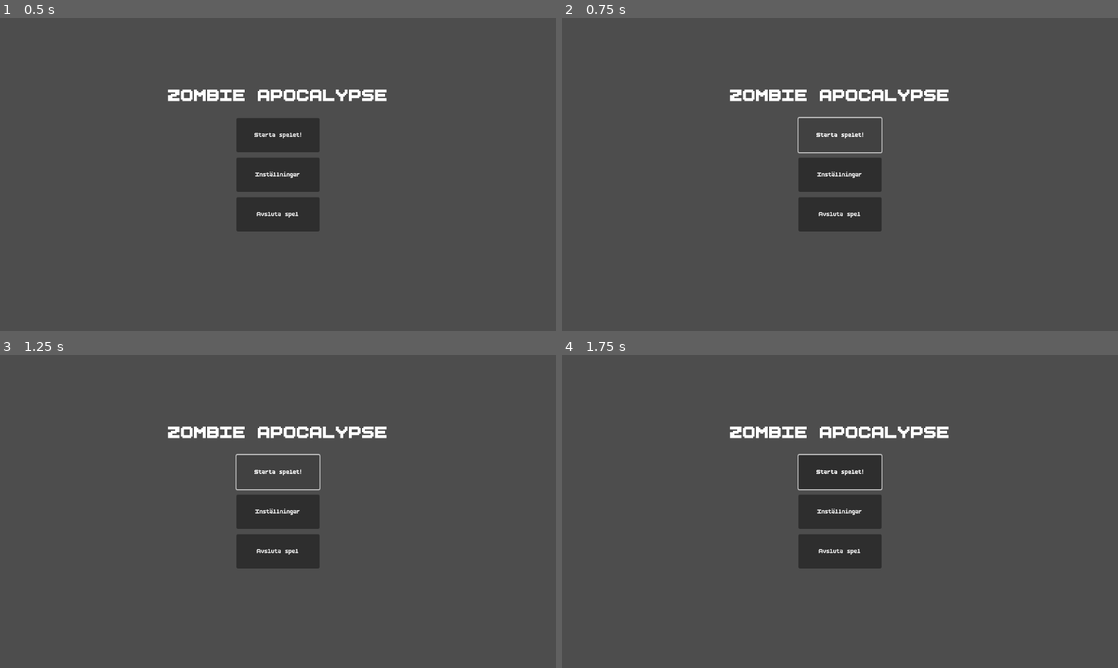
Above: before the commit, frames 1-4 (two rows, left to right).
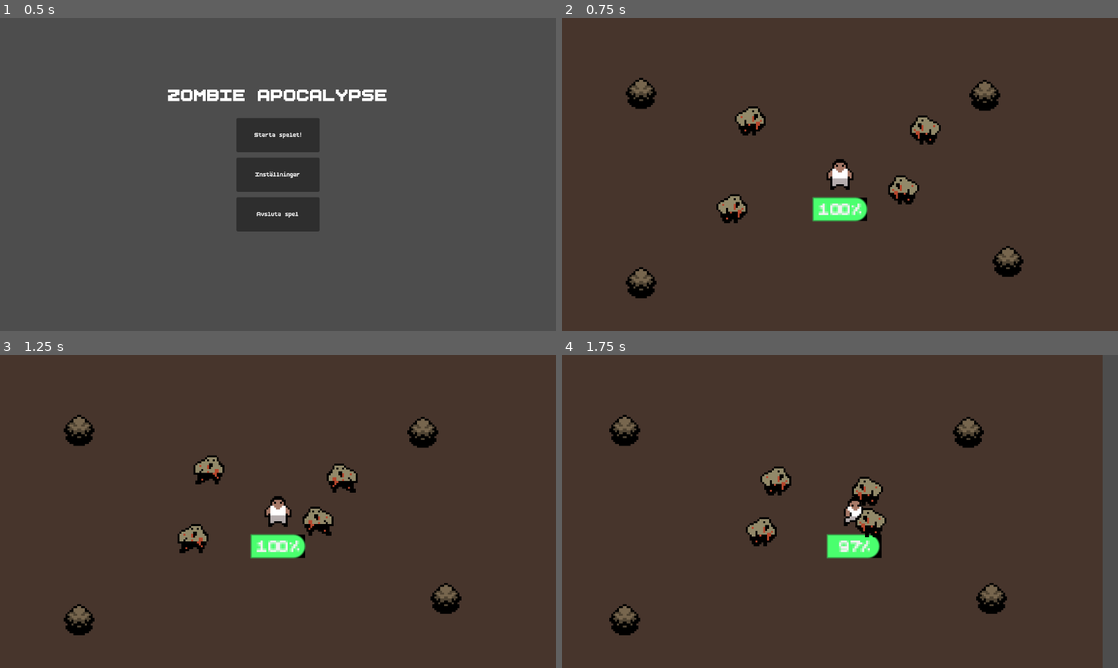
Above: after the commit, the same moments.

Repository: Liamthemannen/Project-2--Spel
Game: Godot game, scene res://Scen/main_menu.tscn
Same seed, same stepped clock (60 frames per second), same inputs: the game is played once before the commit and once after it.
Inputs (mouse positions are in pixels of both pictures, inside the frame that each line leads up to):
- Up to frame 1 (0.5 s): no input
- Up to frame 2 (0.75 s): click "Starta spelet!" at 0.5 s
- Up to frame 3 (1.25 s): no input
- Up to frame 4 (1.75 s): move the mouse to (962, 495) at 1.27 s; hold D (Go_right) from 1.28 s (still down); click (962, 495) at 1.35 s

Frame 1 is identical in both runs. In frame 2, 98% of the frame differs, in the area x 0-100%, y 0-100%; in frame 3, 98%; in frame 4, 97%.

Commit message:
Revert "Leos VapenV1"
This reverts commit 5ae9af6add9f51178df9072a719ccfc2cbfc44ff, reversing
changes made to 418cf6bfed3d28fda243bfa92484f3aaba2809bc.

Diff:
--- a/Kod/Player.gd
+++ b/Kod/Player.gd
@@ -11,9 +11,6 @@
 @onready var timer: Timer = $"../CanvasLayer/Timer"
 
 var input_vector: Vector2
-
-func _ready():
-	add_to_group("player")
 
 
 func get_input():
--- a/Kod/bullet.gd
+++ /dev/null
@@ -1,30 +0,0 @@
-extends Sprite2D
-@onready var Shadow: Sprite2D = $shadow
-@onready var AnimPlayer: AnimationPlayer = $AnimationPlayer
-@onready var RayCast: RayCast2D = $RayCast2D
-
-
-var speed: float = 120.0
-
-func _ready() -> void:
-	scale = Vector2(0.3, 0.3)
-
-func _physics_process(delta: float) -> void:
-	global_position += Vector2(1,0).rotated(rotation) * speed * delta
-	Shadow.position = Vector2(-2,2).rotated(-rotation)
-
-	if RayCast.is_colliding():
-		var collider = RayCast.get_collider()
-		if collider and !collider.is_in_group("player"):
-			AnimPlayer.play("dissapear")
-
-
-
-func _on_animation_player_animation_finished(anim_name: StringName) -> void:
-	if anim_name == "dissapear":
-		queue_free()
-
-
-
-func _on_distance_timeout_timeout() -> void:
-	AnimPlayer.play("dissapear")
--- a/Kod/weapon.gd
+++ /dev/null
@@ -1,38 +0,0 @@
-extends Node2D
-
-const bullet_scene = preload("res://Scen/bullet.tscn")
-
-const IS_Player = true
-
-@onready var RotationOffset: Node2D = $RotationOffset
-@onready var SpriteShadow: Sprite2D = $RotationOffset/Sprite2D/shadow
-@onready var ShootPos: Marker2D = $RotationOffset/Sprite2D/shoot_pos
-
-var time_between_shot: float = 0.25
-var can_shoot: bool = true
-
-func _ready() -> void:
-	$ShootTimer.wait_time = time_between_shot
-
-func _physics_process(delta: float) -> void:
-	RotationOffset.rotation = lerp_angle(RotationOffset.rotation, ( get_global_mouse_position() - global_position).angle(),6.5*delta)
-	SpriteShadow.position = Vector2(-2,2).rotated(-RotationOffset.rotation)
-
-	if Input.is_action_just_pressed("shoot") and can_shoot:
-		can_shoot = false
-		$ShootTimer.start()
-		_shoot()
-
-func _shoot():
-	var new_bullet = bullet_scene.instantiate()
-	new_bullet.global_position = ShootPos.global_position
-	new_bullet.global_rotation = ShootPos.global_rotation
-
-	new_bullet.speed = 120.0
-	get_tree().root.add_child(new_bullet)
-
-
-
-
-func _on_shoot_timer_timeout() -> void:
-	can_shoot = true
--- a/Scen/bullet.tscn
+++ /dev/null
@@ -1,128 +0,0 @@
-[gd_scene load_steps=7 format=3 uid="uid://dmhi8y8atrxvn"]
-
-[ext_resource type="Texture2D" uid="uid://dacakmqa7q1i0" path="res://Design/Zombie Apocalypse Tileset/Organized separated sprites/Pickable Items and Weapons/pixel-bullet-icon-vector-perfect-600nw-2675831151.png" id="1_gknaw"]
-[ext_resource type="Script" uid="uid://bt6hy1i7gftv2" path="res://Kod/bullet.gd" id="2_gknaw"]
-
-[sub_resource type="Animation" id="Animation_gknaw"]
-length = 0.001
-tracks/0/type = "value"
-tracks/0/imported = false
-tracks/0/enabled = true
-tracks/0/path = NodePath("..:scale")
-tracks/0/interp = 1
-tracks/0/loop_wrap = true
-tracks/0/keys = {
-"times": PackedFloat32Array(0),
-"transitions": PackedFloat32Array(1),
-"update": 0,
-"values": [Vector2(1e-05, 1e-05)]
-}
-tracks/1/type = "value"
-tracks/1/imported = false
-tracks/1/enabled = true
-tracks/1/path = NodePath("..:modulate")
-tracks/1/interp = 1
-tracks/1/loop_wrap = true
-tracks/1/keys = {
-"times": PackedFloat32Array(0),
-"transitions": PackedFloat32Array(1),
-"update": 0,
-"values": [Color(1, 1, 1, 0)]
-}
-
-[sub_resource type="Animation" id="Animation_hski4"]
-resource_name = "appear"
-length = 0.2
-tracks/0/type = "value"
-tracks/0/imported = false
-tracks/0/enabled = true
-tracks/0/path = NodePath("..:scale")
-tracks/0/interp = 1
-tracks/0/loop_wrap = true
-tracks/0/keys = {
-"times": PackedFloat32Array(0, 0.2),
-"transitions": PackedFloat32Array(0.5, 2),
-"update": 0,
-"values": [Vector2(1e-05, 1e-05), Vector2(1, 1)]
-}
-tracks/1/type = "value"
-tracks/1/imported = false
-tracks/1/enabled = true
-tracks/1/path = NodePath("..:modulate")
-tracks/1/interp = 1
-tracks/1/loop_wrap = true
-tracks/1/keys = {
-"times": PackedFloat32Array(0, 0.2),
-"transitions": PackedFloat32Array(0.5, 2),
-"update": 0,
-"values": [Color(1, 1, 1, 0), Color(1, 1, 1, 1)]
-}
-
-[sub_resource type="Animation" id="Animation_mjosf"]
-resource_name = "dissapear"
-length = 0.2
-tracks/0/type = "value"
-tracks/0/imported = false
-tracks/0/enabled = true
-tracks/0/path = NodePath("..:scale")
-tracks/0/interp = 1
-tracks/0/loop_wrap = true
-tracks/0/keys = {
-"times": PackedFloat32Array(0, 0.2),
-"transitions": PackedFloat32Array(0.5, 2),
-"update": 0,
-"values": [Vector2(1, 1), Vector2(0, 0)]
-}
-tracks/1/type = "value"
-tracks/1/imported = false
-tracks/1/enabled = true
-tracks/1/path = NodePath("..:modulate")
-tracks/1/interp = 1
-tracks/1/loop_wrap = true
-tracks/1/keys = {
-"times": PackedFloat32Array(0, 0.2),
-"transitions": PackedFloat32Array(0.5, 2),
-"update": 0,
-"values": [Color(1, 1, 1, 1), Color(1, 1, 1, 0)]
-}
-
-[sub_resource type="AnimationLibrary" id="AnimationLibrary_7cso2"]
-_data = {
-&"RESET": SubResource("Animation_gknaw"),
-&"appear": SubResource("Animation_hski4"),
-&"dissapear": SubResource("Animation_mjosf")
-}
-
-[node name="Bullet" type="Sprite2D"]
-modulate = Color(1, 1, 1, 0)
-texture_filter = 1
-scale = Vector2(1e-05, 1e-05)
-texture = ExtResource("1_gknaw")
-script = ExtResource("2_gknaw")
-
-[node name="Sprite2D" type="Sprite2D" parent="."]
-
-[node name="shadow" type="Sprite2D" parent="."]
-modulate = Color(0, 0, 0, 0.21568628)
-show_behind_parent = true
-z_index = -1
-
-[node name="AnimationPlayer" type="AnimationPlayer" parent="."]
-root_node = NodePath("../shadow")
-libraries = {
-&"": SubResource("AnimationLibrary_7cso2")
-}
-autoplay = "appear"
-speed_scale = 2.0
-
-[node name="RayCast2D" type="RayCast2D" parent="."]
-target_position = Vector2(1, -600000.5)
-hit_from_inside = true
-
-[node name="DistanceTimeout" type="Timer" parent="."]
-wait_time = 10.0
-one_shot = true
-autostart = true
-
-[connection signal="animation_finished" from="AnimationPlayer" to="." method="_on_animation_player_animation_finished"]
-[connection signal="timeout" from="DistanceTimeout" to="." method="_on_distance_timeout_timeout"]
--- a/Scen/main.tscn
+++ b/Scen/main.tscn
@@ -1,10 +1,12 @@
-[gd_scene load_steps=5 format=3 uid="uid://dpt1j6hgafrji"]
+[gd_scene load_steps=8 format=3 uid="uid://dpt1j6hgafrji"]
 
 [ext_resource type="Script" uid="uid://cn57eqad1ux0b" path="res://Scen/main.gd" id="1_wlob7"]
 [ext_resource type="PackedScene" uid="uid://c2nmf1b7m2v7b" path="res://Scen/Spelkaraktär.tscn" id="2_6u201"]
 [ext_resource type="PackedScene" uid="uid://cgkc2fjkwhe2h" path="res://Scen/Buske.tscn" id="2_303lf"]
 [ext_resource type="PackedScene" uid="uid://b6408ins3uock" path="res://Scen/fiende.tscn" id="3_6u201"]
-[ext_resource type="PackedScene" uid="uid://bnng8sprwo4q2" path="res://Scen/weapon.tscn" id="3_88t1a"]
+[ext_resource type="PackedScene" uid="uid://m5bcyscvo6r8" path="res://Scen/paus_menu.tscn" id="5_fa47m"]
+[ext_resource type="PackedScene" uid="uid://c7p5t1e3ny2wk" path="res://Scen/settings_menu.tscn" id="6_fa47m"]
+[ext_resource type="PackedScene" uid="uid://dq3ffsbpxn1nk" path="res://Scen/game_over.tscn" id="7_adhq0"]
 
 [node name="Main" type="Node2D"]
 script = ExtResource("1_wlob7")
@@ -37,9 +39,9 @@
 Acceleration = 3.0
 Friction = 10.0
 
-[node name="weapon" parent="SpelKaraktär" instance=ExtResource("3_88t1a")]
+[node name="fiender" type="Node" parent="."]
 
-[node name="Fiende" parent="." instance=ExtResource("3_6u201")]
+[node name="Fiende" parent="fiender" instance=ExtResource("3_6u201")]
 position = Vector2(-59, 19)
 
 [node name="Fiende2" parent="fiender" instance=ExtResource("3_6u201")]
--- a/Scen/weapon.tscn
+++ /dev/null
@@ -1,24 +0,0 @@
-[gd_scene load_steps=3 format=3 uid="uid://bnng8sprwo4q2"]
-
-[ext_resource type="Script" uid="uid://dwgreogh3v1it" path="res://Kod/weapon.gd" id="1_iv264"]
-[ext_resource type="Texture2D" uid="uid://cgf2qiblqacly" path="res://Design/Zombie Apocalypse Tileset/Organized separated sprites/Pickable Items and Weapons/Zombie-Tileset---_0334_Capa-335.png" id="1_rsccj"]
-
-[node name="weapon" type="Node2D"]
-script = ExtResource("1_iv264")
-
-[node name="RotationOffset" type="Node2D" parent="."]
-
-[node name="Sprite2D" type="Sprite2D" parent="RotationOffset"]
-texture = ExtResource("1_rsccj")
-
-[node name="shadow" type="Sprite2D" parent="RotationOffset/Sprite2D"]
-modulate = Color(0, 0, 0, 0.21568628)
-z_index = -1
-
-[node name="shoot_pos" type="Marker2D" parent="RotationOffset/Sprite2D"]
-position = Vector2(4, -1)
-
-[node name="ShootTimer" type="Timer" parent="."]
-one_shot = true
-
-[connection signal="timeout" from="ShootTimer" to="." method="_on_shoot_timer_timeout"]
--- a/project.godot
+++ b/project.godot
@@ -45,9 +45,9 @@
 , Object(InputEventKey,"resource_local_to_scene":false,"resource_name":"","device":-1,"window_id":0,"alt_pressed":false …(186 unchanged characters)…
 ]
 }
-shoot={
+Paus={
 "deadzone": 0.2,
-"events": [Object(InputEventMouseButton,"resource_local_to_scene":false,"resource_name":"","device":-1,"window_id":0,"alt_pressed":false,"shift_pressed":false,"ctrl_pressed":false,"meta_pressed":false,"button_mask":0,"position":Vector2(0, 0),"global_position":Vector2(0, 0),"factor":1.0,"button_index":1,"canceled":false,"pressed":false,"double_click":false,"script":null)
+"events": [Object(InputEventKey,"resource_local_to_scene":false,"resource_name":"","device":-1,"window_id":0,"alt_pressed":false,"shift_pressed":false,"ctrl_pressed":false,"meta_pressed":false,"pressed":false,"keycode":0,"physical_keycode":4194305,"key_label":0,"unicode":0,"location":0,"echo":false,"script":null)
 ]
 }
 
Binary file removed: Design/Zombie Apocalypse Tileset/Organized separated sprites/Pickable Items and Weapons/pixel-bullet-icon-vector-perfect-600nw-2675831151.png
Not shown, removed: Design/Zombie Apocalypse Tileset/Organized separated sprites/Pickable Items and Weapons/pixel-bullet-icon-vector-perfect-600nw-2675831151.png.import
Not shown, removed: Kod/bullet.gd.uid
Not shown, removed: Kod/weapon.gd.uid
